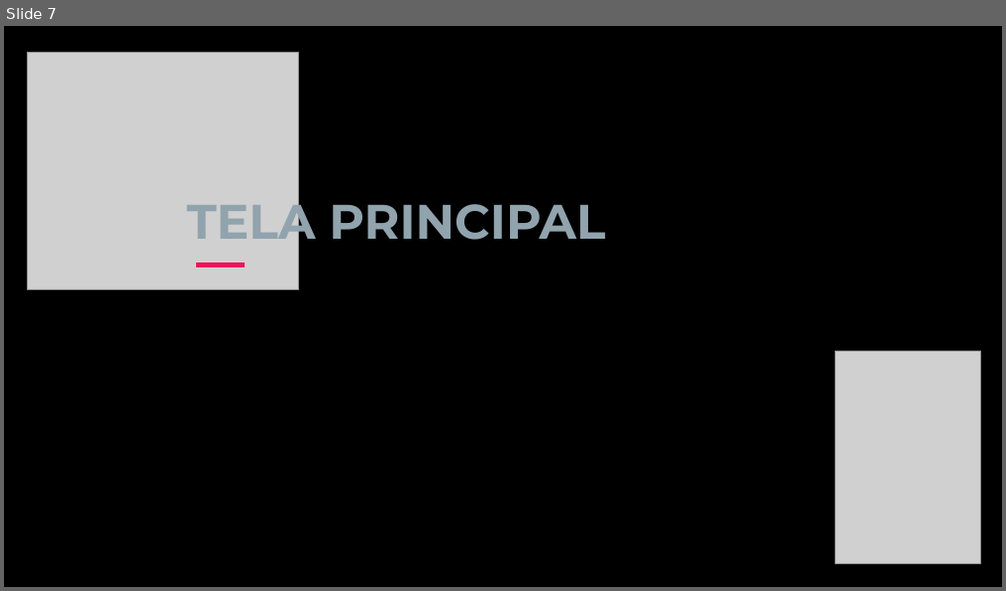
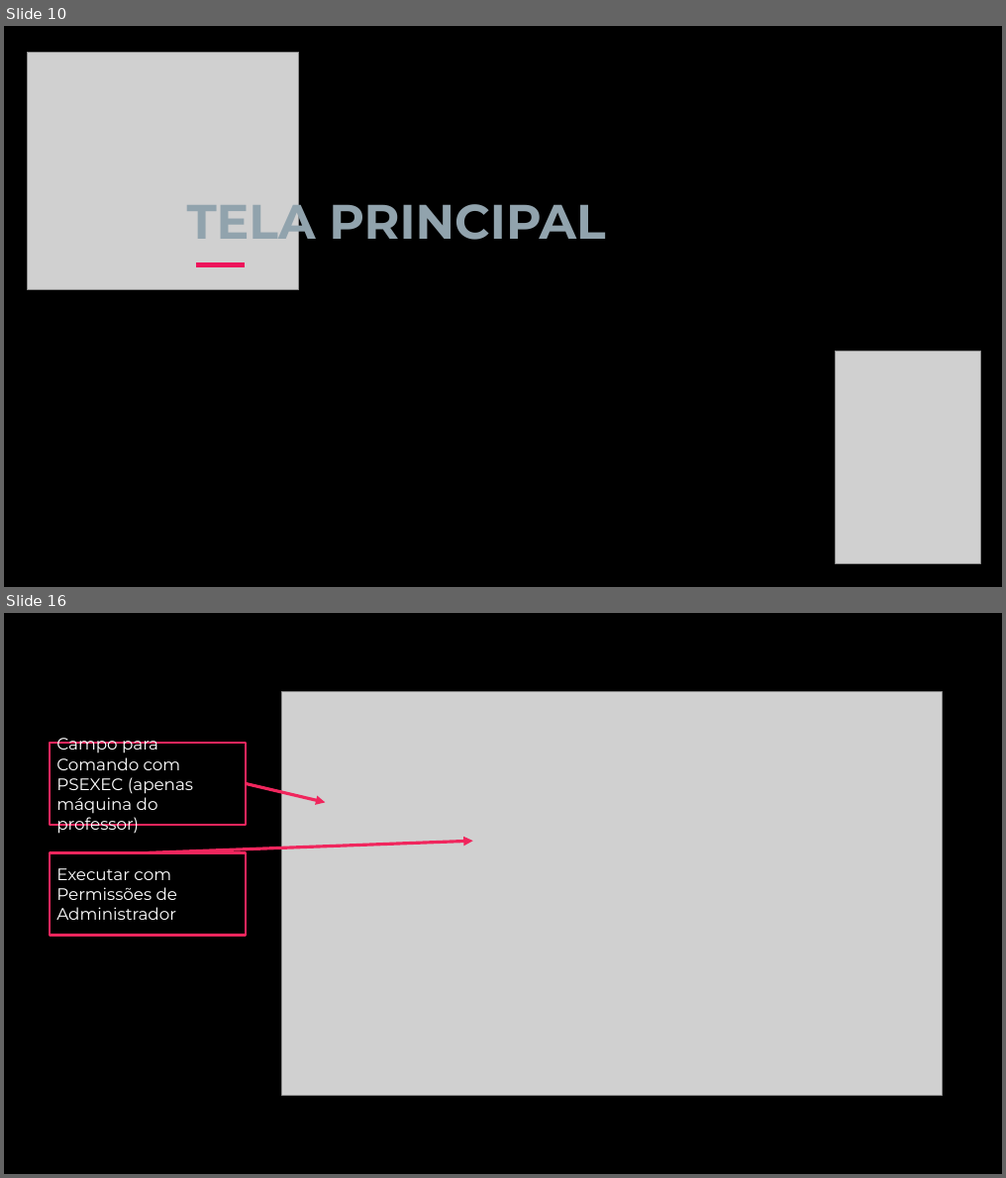
Before and after one commit to ryanbritodev/bats-fiap, a slide deck: ajuda/AutoLab.pptx. Shown one above the other, each under a label of ours: slide 7 before the commit, slides 10 and 16 after it; the slides between them are not shown. The pictures are 1006x591 and 1006x1178 pixels, drawn with LibreOffice and Linux fonts; fonts in the diff are those of the drawing; grey boxes stand for pictures; background and template pictures are left out. Boxes give left, top, right and bottom in pixels: in the first picture for what was removed or moved away, otherwise in the second. Text is boxed around its words. In the diff, an @@ line names an element or a change of style, - is before the commit and + after.

```diff
--- a/ajuda/AutoLab.pptx
+++ b/ajuda/AutoLab.pptx
@@ slide 16 added at [4,613,1002,1174], background picture (left out) @@
@@ picture added at [282,692,943,1096] @@
@@ rectangle added at [50,743,246,825], outline #F0265D 2.25 pt, 16 pt, text #FFFFFF @@
+Campo para Comando com PSEXEC (apenas máquina do professor)
@@ arrow added from (246, 783) to (325, 802), #F0265D 3 pt @@
@@ arrow added from (148, 854) to (473, 842), #F0265D 3 pt @@
@@ rectangle added at [50,854,246,936], outline #F0265D 2.25 pt, 16 pt, text #FFFFFF @@
+Executar com Permissões de Administrador
@@ what was slide 7 is now slide 10 @@
```
Also in this commit, not shown: 3 slides changed, 12 other slides added, 3 slides removed.
